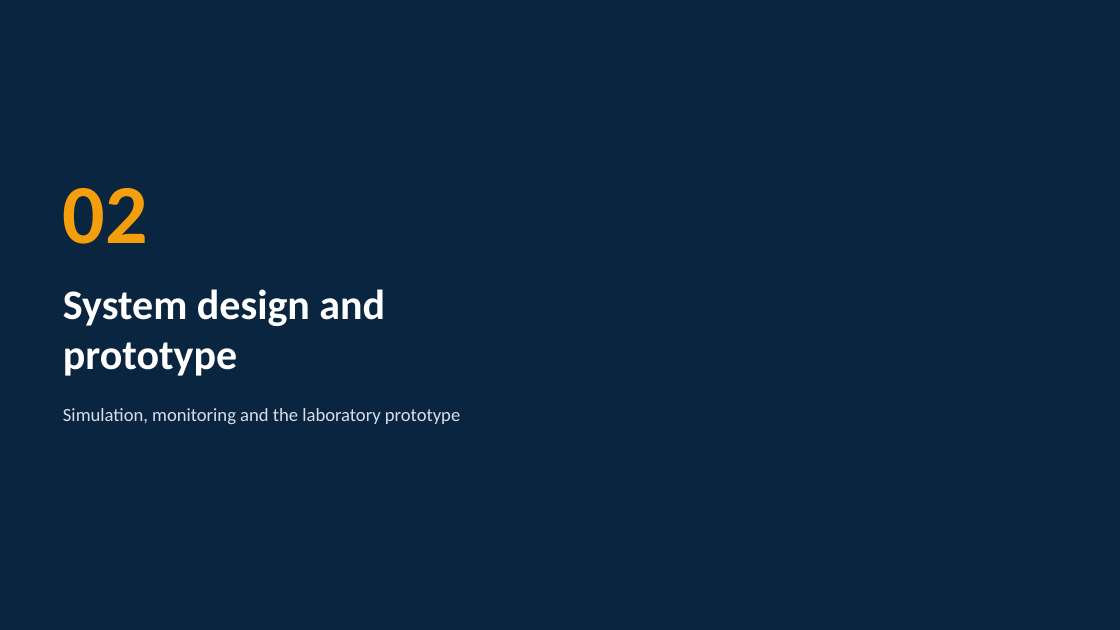
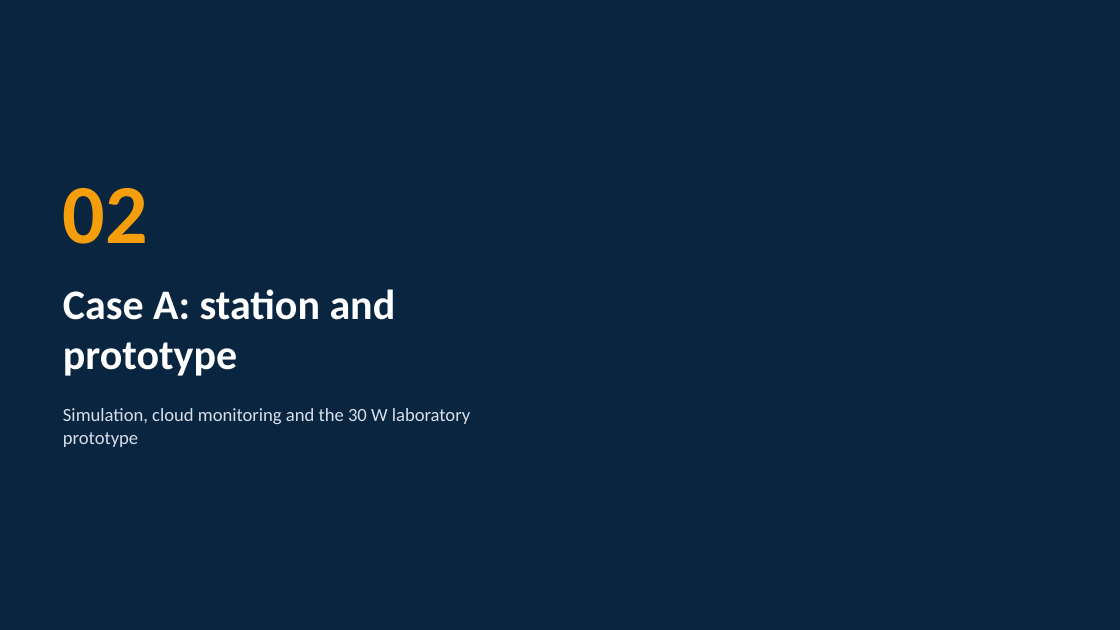
Before and after one commit to shariarmahir/Project-portfolio, a slide deck: slide 4 of public/downloads/presentation-iot-charging-infrastructure.pptx. Drawn at 1120x630 pixels with LibreOffice and Linux fonts; fonts in the diff are those of the drawing; background and template pictures are left out. Boxes give left, top, right and bottom in pixels: in the first picture for what was removed or moved away, otherwise in the second. Text is boxed around its words. In the diff, an @@ line names an element or a change of style, - is before the commit and + after.

```diff
--- a/public/downloads/presentation-iot-charging-infrastructure.pptx
+++ b/public/downloads/presentation-iot-charging-infrastructure.pptx
@@ text at (x1=63, y1=289, x2=396, y2=376): text changed @@
-System design and prototype
+Case A: station and prototype
@@ text at (x1=63, y1=408, x2=470, y2=447): text changed @@
-Simulation, monitoring and the laboratory prototype
+Simulation, cloud monitoring and the 30 W laboratory prototype
```
Also in this commit, not shown: 12 other slides changed, 10 slides added, 10 slides removed, 18 other files.
